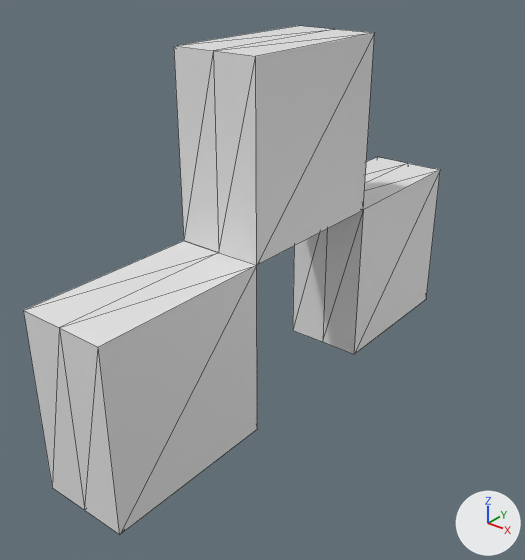
Before and after pictures for a commit that changed the glTF model models/zenquencer/random.glb.
Rendered twice from a camera (50 mm lens) standing at (0.1031, -0.1352, 0.0743) and looking at (0.0007, -0.0072, -0.0051). The axes (+X, +Y, +Z) are drawn at lower right. The lights are the same throughout. Mesh edges are drawn as thin lines. Materials are left out; every surface is plain grey. Objects named as collision shapes, trigger or cutter boxes, shadow casters or lower levels of detail are left out. Where no turn or scale is listed for an object, it has been applied to the vertices. Vertices at the same position are counted once.

Script lines for the objects in view, before the commit:
```python
me_cube_005 = bpy.data.meshes.new('Cube.005')
me_cube_005.from_pydata(...)  # 36 vertices, 60 faces; spans x -0.0111..0.0111, y -0.0667..0.0668, z -0.037..0.0518
# faces by material slot: [30, 30]
me_cube_005.materials.append(mat_atlasmetal)
me_cube_005.materials.append(mat_atlaslight)
ob_random = bpy.data.objects.new('random', me_cube_005)
ob_random.location = (0.0, 0.0, 0.0)
```
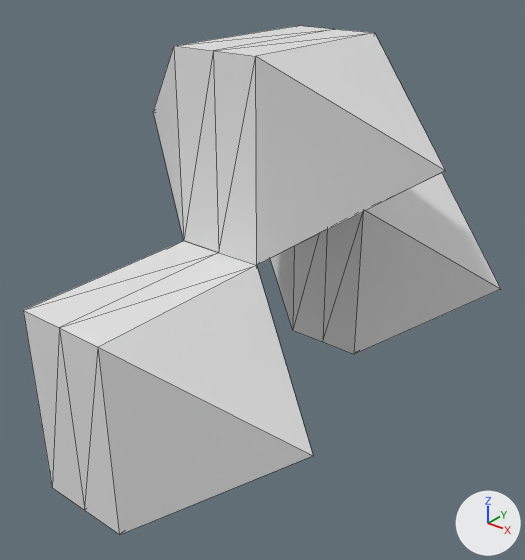
Edits to the bpy script that builds the scene:
```text
Change me_cube_005:
    used by ob_random; location = (0.0, 0.0, 0.0)
    remove me_cube_005.from_pydata(...)  # 36 vertices, 60 faces; spans x -0.0111..0.0111, y -0.0667..0.0668, z -0.037..0.0518
    add me_cube_005.from_pydata(...)  # 42 vertices, 72 faces; spans x -0.0427..0.0427, y -0.0667..0.0668, z -0.037..0.0518
    me_cube_005 part 1
    12 faces are deleted
    6 vertices are added at (-0.0427, -0.0445, -0.0148), (-0.0427, 0.0, 0.0296), (-0.0427, 0.0446, -0.0147), (0.0427, 0.0446, -0.0147), (0.0427, 0.0, 0.0296), (0.0427, -0.0445, -0.0148)
    24 new faces join them
```

Pixel boxes [x1, y1, x2, y2] of what changed, in the pictures (525 x 560 px):
'random', reshaped (15% wider)
    before: [23, 26, 440, 535]
    after: [23, 26, 501, 535]
part 1 of me_cube_005, built on
    before: [98, 33, 440, 534]
    after: [98, 33, 501, 534]
